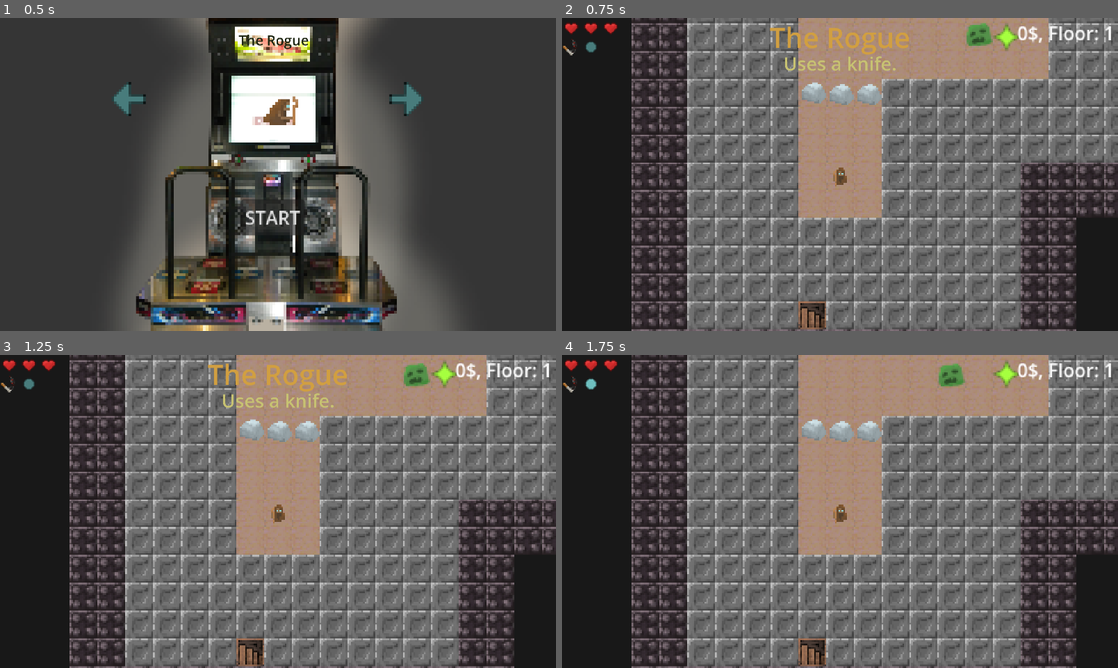
Above: before the commit, frames 1-4 (two rows, left to right).
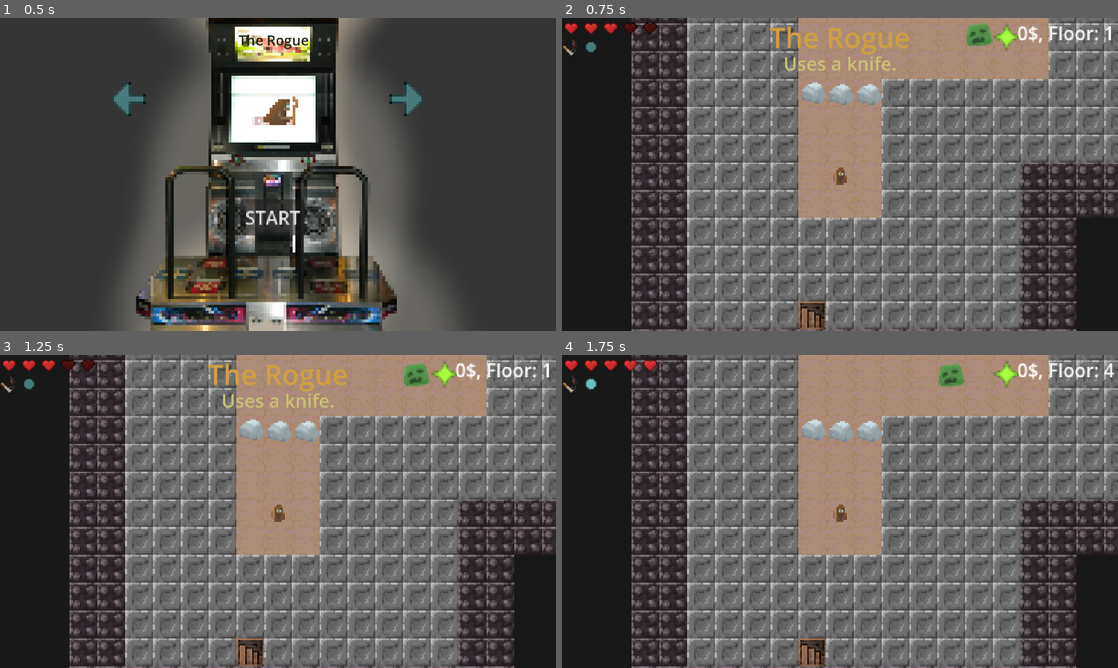
Above: after the commit, the same moments.

Repository: beppep/newDanceMage
Game: Godot game, scene res://scenes/character_select.tscn
Same seed, same stepped clock (60 frames per second), same inputs: the game is played once before the commit and once after it.
Inputs (mouse positions are in pixels of both pictures, inside the frame that each line leads up to):
- Up to frame 1 (0.5 s): no input
- Up to frame 2 (0.75 s): click "START" at 0.5 s
- Up to frame 3 (1.25 s): no input
- Up to frame 4 (1.75 s): click (573, 383) at 1.25 s

Frame 1 is identical in both runs. In frame 2, 0.1% of the frame differs, in the area x 11-18%, y 1-6%; in frame 3, 0.1%; in frame 4, 0.2%, in the area x 11-100%, y 1-8%.

Commit message:
add final boss room and red slime

Diff:
--- /dev/null
+++ b/scenes/units/RedSlime.tscn
@@ -0,0 +1,29 @@
+[gd_scene load_steps=4 format=3 uid="uid://cj8bea3kvk1lv"]
+
+[ext_resource type="Script" uid="uid://oy1fmyg5orxb" path="res://scripts/units/red_slime.gd" id="1_rtabg"]
+[ext_resource type="Texture2D" uid="uid://cl8uehie8q14g" path="res://assets/sprites/enemies/slime/red_slime.png" id="2_rtabg"]
+
+[sub_resource type="SpriteFrames" id="SpriteFrames_o5vn0"]
+animations = [{
+"frames": [{
+"duration": 1.0,
+"texture": ExtResource("2_rtabg")
+}],
+"loop": true,
+"name": &"default",
+"speed": 5.0
+}, {
+"frames": [{
+"duration": 1.0,
+"texture": ExtResource("2_rtabg")
+}],
+"loop": true,
+"name": &"windup",
+"speed": 5.0
+}]
+
+[node name="RedSlime" type="Node2D"]
+script = ExtResource("1_rtabg")
+
+[node name="AnimatedSprite2D" type="AnimatedSprite2D" parent="."]
+sprite_frames = SubResource("SpriteFrames_o5vn0")
--- a/scenes/units/Slime.tscn
+++ b/scenes/units/Slime.tscn
@@ -27,3 +27,4 @@
 
 [node name="AnimatedSprite2D" type="AnimatedSprite2D" parent="."]
 sprite_frames = SubResource("SpriteFrames_ui7np")
+animation = &"windup"
--- a/scenes/units/skeleton_archer.gd
+++ b/scenes/units/skeleton_archer.gd
@@ -50,6 +50,7 @@
 
 func process_turn():
 	if health <= 1:
+		anim.play("dead")
 		if randf() < 0.8:
 			regrowth_progress += 1
 			if regrowth_progress>2:
--- a/scripts/items.gd
+++ b/scripts/items.gd
@@ -28,6 +28,8 @@
 
 static func choose_random_item(): # this also removes it from pool
 	var item_resource: ItemResource = unspawned_items.pick_random()
+	if item_resource.name=="recipe_shuffler" and randf()<0.5:
+		item_resource = preload("res://assets/resources/items/heart.tres")
 	if not item_resource.stackable:
 		unspawned_items.erase(item_resource)
 		#print("remianing items : ", ALL_ITEM_PATHS.size())
--- a/scripts/main_scene.gd
+++ b/scripts/main_scene.gd
@@ -14,6 +14,7 @@
 var current_floor = 1
 var all_spike_locations: Array[Vector2i] = []
 var pentagram_location
+var CHEAT = 4
 
 func _ready() -> void:
 
@@ -21,7 +22,8 @@
 		get_tree().root.content_scale_factor = 1.5
 
 	print(" GAME START ")
-	current_floor = 1
+	if CHEAT:
+		current_floor = CHEAT
 	#$map_generator.generate_map_cavestyle()
 	units.start()
 
--- a/scripts/map_generation.gd
+++ b/scripts/map_generation.gd
@@ -11,13 +11,15 @@
 const SHOPSIZE_X = 5
 const SHOPSIZE_Y = 3
 
-const CHEAT = true
+#const CHEAT = true
 
 var troll_scene = preload("res://scenes/units/Troll.tscn")
 var knight_scene = preload("res://scenes/enemies/knight.tscn")
 var bishop_scene = preload("res://scenes/enemies/bishop.tscn")
 var rook_scene = preload("res://scenes/enemies/rook.tscn")
 var pawn_scene = preload("res://scenes/enemies/pawn.tscn")
+var ghost_scene = preload("res://scenes/enemies/ghost.tscn")
+var skeleton_archer_scene = preload("res://scenes/units/Skeleton_archer.tscn")
 var mother_ghost_scene = preload("res://scenes/enemies/mother_ghost.tscn")
 var egg_scene = preload("res://scenes/units/Egg.tscn")
 var rock_scene = preload("res://scenes/units/Rock.tscn")
@@ -41,7 +43,8 @@
 	{"level": 1, "scene": preload("res://scenes/units/Bomb.tscn")},
 	{"level": 2, "scene": egg_scene},
 	{"level": 2, "scene": preload("res://scenes/enemies/ghost.tscn")},
-	{"level": 3, "scene": preload("res://scenes/units/Skeleton_archer.tscn")},
+	{"level": 3, "scene": preload("res://scenes/units/RedSlime.tscn")},
+	{"level": 3, "scene": skeleton_archer_scene},
 	{"level": 3, "scene": preload("res://scenes/units/mother_slime.tscn"), "fatness":Vector2i(2,2)},
 	{"level": 3, "scene": preload("res://scenes/enemies/mortar.tscn")},
 	{"level": 5, "scene": mother_ghost_scene, "fatness":Vector2i(2,2)},
@@ -58,13 +61,15 @@
 	ground_tilemap.clear()
 	floor_tilemap.clear()
 	wall_tilemap.clear()
-	if world.current_floor == 4 or world.current_floor == 7:
+	if world.current_floor == 9:
+		generate_final_boss_room()
+	elif world.current_floor == 4 or world.current_floor == 7:
 		if randf() < 0.5:
 			generate_boss_room()
 		else:
 			generate_chessboard()
 	else:
-		if randf() < 0.7:
+		if world.current_floor < 5 or randf() < 0.6:
 			generate_map_cavestyle()
 		else:
 			generate_map_chess_style()
@@ -72,7 +77,7 @@
 
 
 
-func generate_shop(first_floor=false):
+func generate_shop(first_floor=false): # old and unused
 
 	world.player.teleport_to(Vector2i(0, 2))
 
@@ -89,10 +94,10 @@
 
 		_create_unit_at(Vector2i(3, -3), trader_scene)
 
-	if first_floor and CHEAT:
-		_create_unit_at(Vector2i(1, -2), crystal_scene)
-		_create_unit_at(Vector2i(2, -2), crystal_scene)
-		_create_unit_at(Vector2i(0, -2), crystal_scene)
+	#if first_floor and CHEAT:
+	#	_create_unit_at(Vector2i(1, -2), crystal_scene)
+	#	_create_unit_at(Vector2i(2, -2), crystal_scene)
+	#	_create_unit_at(Vector2i(0, -2), crystal_scene)
 
 func generate_chessboard():
 
@@ -142,6 +147,49 @@
 	for i in range(20):
 		random_pos = Vector2i(randi_range(-ARENA_SIZE, ARENA_SIZE), randi_range(-ARENA_SIZE, ARENA_SIZE))
 		_create_unit_at(random_pos, egg_scene)
+
+func generate_final_boss_room():
+
+	const ARENA_SIZE = 5
+
+	_paint_area(ground_tilemap, Vector2i(-ARENA_SIZE,-ARENA_SIZE),Vector2i(ARENA_SIZE,ARENA_SIZE), tile_ids["SAND"])
+	#_paint_area(wall_tilemap, Vector2i(-ARENA_SIZE,-ARENA_SIZE),Vector2i(ARENA_SIZE,ARENA_SIZE), -1)
+	_create_borders(-ARENA_SIZE, ARENA_SIZE, -ARENA_SIZE, ARENA_SIZE)
+
+	var end_loc= Vector2i(randi_range(-ARENA_SIZE,ARENA_SIZE), -ARENA_SIZE-1)
+	ground_tilemap.set_cell(end_loc, tile_ids["STAIRS"], Vector2i(0, 0)) # exit
+	wall_tilemap.set_cell(end_loc, -1, Vector2i(0, 0)) # exit air
+
+	var PLAYER_SPAWN = Vector2i(0, ARENA_SIZE)
+	world.player.teleport_to(PLAYER_SPAWN)
+
+	for x in range(-ARENA_SIZE, ARENA_SIZE+1):
+		_create_unit_at(Vector2i(x, -ARENA_SIZE), skeleton_archer_scene)
+
+	_create_unit_at(Vector2i(0, 0), ghost_scene)
+	_create_unit_at(Vector2i(0, 1), ghost_scene)
+	_create_unit_at(Vector2i(-3, -3), mother_ghost_scene)
+	_create_unit_at(Vector2i(2, -3), mother_ghost_scene)
+	_create_unit_at(Vector2i(-3, 2), mother_ghost_scene)
+	_create_unit_at(Vector2i(2, 2), mother_ghost_scene)
+
+	# EGGS
+	var random_pos = Vector2i(randi_range(-ARENA_SIZE, ARENA_SIZE), randi_range(-ARENA_SIZE, 0))
+	for i in range(20):
+		random_pos = Vector2i(randi_range(-ARENA_SIZE, ARENA_SIZE), randi_range(-ARENA_SIZE, 0))
+		_create_unit_at(random_pos, egg_scene)
+
+	for y in range(-ARENA_SIZE, ARENA_SIZE+1):
+		var loc = Vector2i([-1,1].pick_random()*ARENA_SIZE, y)
+		ground_tilemap.set_cell(loc, [tile_ids["SPIKES"], tile_ids["NOSPIKES"]].pick_random(), Vector2i(0, 0))
+
+
+	world.all_spike_locations = []
+	for x in range(-ARENA_SIZE, ARENA_SIZE+1):
+		for y in range(-ARENA_SIZE, ARENA_SIZE+1):
+			var cell = ground_tilemap.get_cell_source_id(Vector2i(x,y))
+			if cell in [tile_ids["SPIKES"], tile_ids["NOSPIKES"]]:
+				world.all_spike_locations.append(Vector2i(x,y))
 
 func generate_map_cavestyle():
 
@@ -178,7 +226,7 @@
 	randomwalk_loc = _find_wall(MAPSIZE_X, MAPSIZE_Y)
 	randomwalk_to_air(randomwalk_loc, MAPSIZE_X, MAPSIZE_Y)
 	_paint_area(wall_tilemap, randomwalk_loc+Vector2i(-1,-1), randomwalk_loc+Vector2i(1,1), -1)
-	if world.current_floor <= 2 or randf()<0.5:
+	if world.current_floor <= 5 or randf()<0.6:
 		_create_unit_at(randomwalk_loc, crystal_scene) # after putting air
 	else:
 		_create_unit_at(randomwalk_loc, chest_scene)
--- a/scripts/player.gd
+++ b/scripts/player.gd
@@ -3,7 +3,6 @@
 
 var stab_spell = load("res://assets/resources/spells/stab_spell.tres")
 
-const CHEAT = 0
 
 var locked_spell_paths : Array[String] = [ # i had issues trying to keep the spellresources in a typed array. for some reason preload returns like a weird reference instead of a SpellResource
 	"res://assets/resources/spells/beamstar_spell.tres",
@@ -103,8 +102,9 @@
 			visual_armadillo_curl()
 
 func process_turn():
-	if CHEAT:
-		health = 3
+	if world.CHEAT:
+		health = 5
+		max_health = 5
 	while buffered_input == null:
 		await get_tree().create_timer(1.0 / 100.0).timeout # let other stuff run while waiting
 	world.main_ui.pickup_info.hide() # shown if you picked up an item last turn.
--- a/scripts/units/chest.gd
+++ b/scripts/units/chest.gd
@@ -17,3 +17,11 @@
 		bomb.position = position
 		bomb.location = location
 		bomb.is_tnt_barrel = false
+
+	if randf()<0.8:
+		var map_generator : MapGenerator = world.get_node("map_generator")
+		for i in range(3):
+			var offset := Vector2i(randi_range(-2,2), randi_range(-2,2))
+			var thing = map_generator._create_unit_at(location + offset, map_generator.skeleton_archer_scene)
+			if thing:
+				thing.health = randi_range(1,2)
--- a/scripts/units/mother_slime.gd
+++ b/scripts/units/mother_slime.gd
@@ -2,6 +2,7 @@
 
 
 const SLIME_SCENE: PackedScene = preload("res://scenes/units/Slime.tscn")
+const RED_SLIME_SCENE: PackedScene = preload("res://scenes/units/RedSlime.tscn")
 
 
 func has_air_or_attackable(loc):
@@ -80,7 +81,7 @@
 	super()
 
 	for offset in [Vector2i(0,0), Vector2i(0,1), Vector2i(1,0), Vector2i(1,1)]:
-		var slime = SLIME_SCENE.instantiate()
+		var slime = [SLIME_SCENE, RED_SLIME_SCENE].pick_random().instantiate()
 		slime.location = location + offset
 		slime.position = position + Vector2(offset*world.TILE_SIZE)
 		world.units.add_child(slime)
--- /dev/null
+++ b/scripts/units/red_slime.gd
@@ -0,0 +1,19 @@
+extends Enemy
+class_name RedSlime
+
+
+
+func get_possible_targets() -> Array[Vector2i]:
+	return target_with_offsets(CARDINAL_DIRECTIONS)
+
+func perform_attack_effects():
+	if world.is_empty(location + attack_offsets[-1]):
+		location += attack_offsets[-1]
+	else:
+		location += attack_offsets[-1]
+		location -= attack_offsets[-1]
+
+func perform_attack():
+	super()
+	# finds new targets immediately after attacking
+	process_turn()
--- a/scripts/units/slime.gd
+++ b/scripts/units/slime.gd
@@ -1,4 +1,5 @@
 extends Enemy
+class_name Slime
 
 
 
Not shown, added: scripts/units/red_slime.gd.uid
Not shown, changed: builds/DanceMage0.1.exe
Not shown, changed: builds/DanceMage0.1.x86_64
Not shown, changed: builds/NewDanceMage.apk
